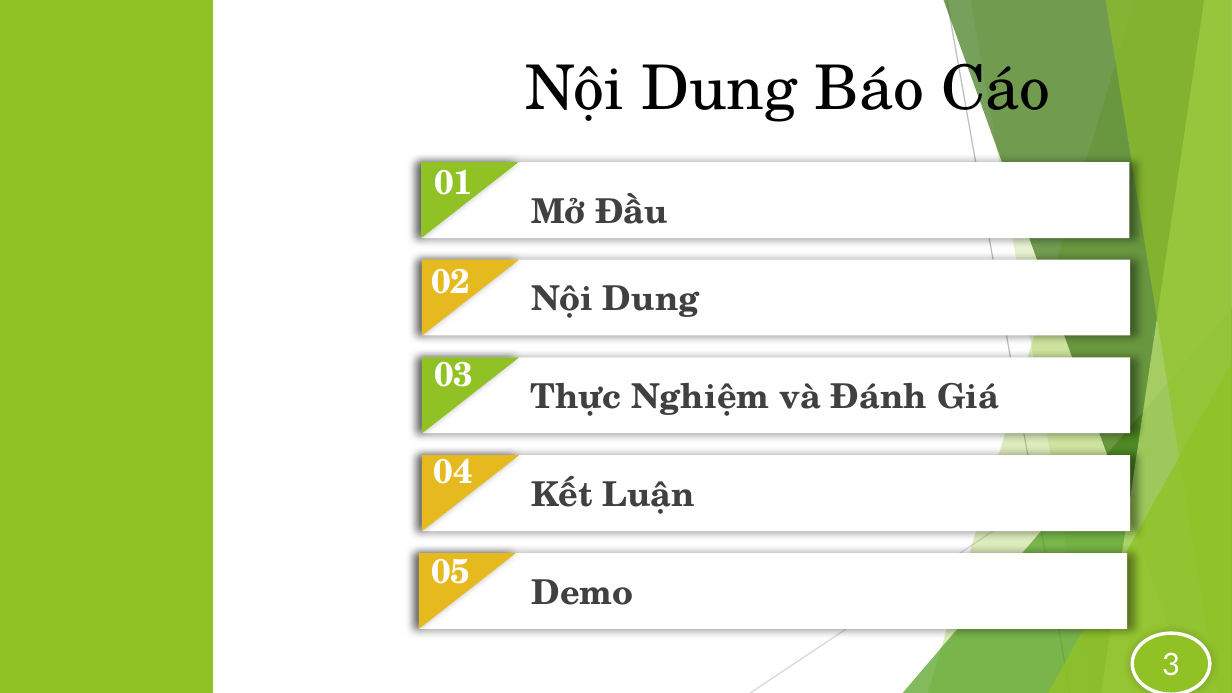
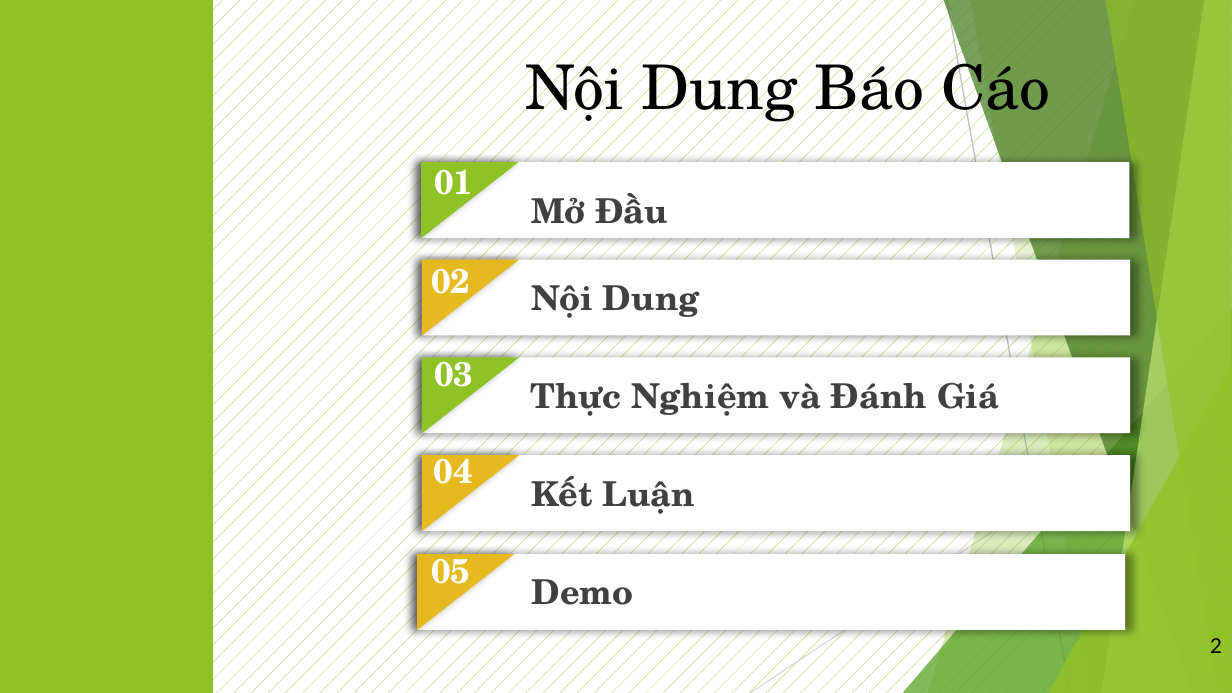
Before and after one commit to vanvibig/BaoCaoLuanVan, a slide deck: slide 2 of LVTN_Vi.pptx (slide 3 before the commit). Drawn at 1232x693 pixels with LibreOffice and Linux fonts; fonts in the diff are those of the drawing; background and template pictures are left out. Boxes give left, top, right and bottom in pixels: in the first picture for what was removed or moved away, otherwise in the second. Text is boxed around its words. In the diff, an @@ line names an element or a change of style, - is before the commit and + after.

```diff
--- a/LVTN_Vi.pptx
+++ b/LVTN_Vi.pptx
@@ background #FFFFFF to pattern #90C226 on #FFFFFF @@
@@ ellipse removed at [1132,633,1210,693] @@
-3
@@ page number added at [1210,638,1222,653], 12 pt, text #000000 @@
+2
```
Also in this commit, not shown: 37 other slides changed, 1 slide removed, 3 other files.
